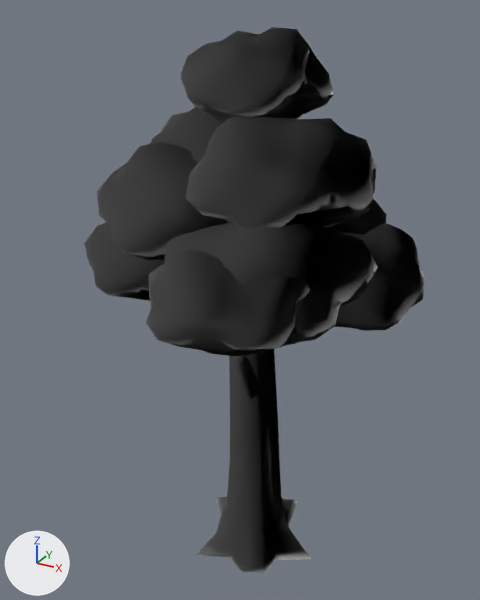
A saved change to the FBX model unreal/Art/Export/Foliage/SM_Foliage_Plains_Oak_B.fbx.
The view is the same before and after, from a 50 mm camera at (2.14, -4.17, 4.37) aimed at (-0.2, 0.08, 2.24). Arrows for +X, +Y and +Z are at lower left; the lights stay in place. The older version comes first.

Names of what the first picture shows: 'SM_Foliage_Plains_Oak_B'.
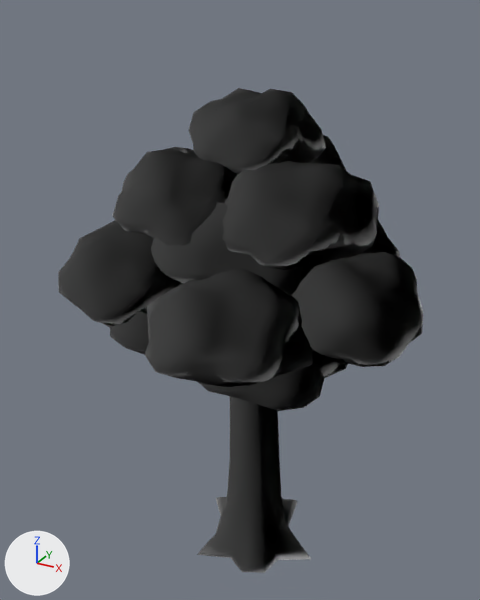
The change in detail:
me_sm_foliage_plains_oak_b is used by ob_sm_foliage_plains_oak_b; location (0.0, 0.0, 0.0).
me_sm_foliage_plains_oak_b had 3448 vertices, 5070 faces and spanned x -1.47..1.2, y -1.21..1.44, z -0.04..4.25.
me_sm_foliage_plains_oak_b now has 4272 vertices, 6336 faces and spans x -1.41..1.28, y -1.3..1.41, z -0.04..3.87.
me_sm_foliage_plains_oak_b part 1: the loose piece of 140 vertices spanning x -1.47..-0.24, y -0.65..0.59, z 2.21..2.95 is rebuilt with 114 vertices and now spans x -1.37..-0.31, y -1.01..0.14, z 2.22..2.92.
me_sm_foliage_plains_oak_b part 2: the loose piece of 120 vertices spanning x -0.46..0.76, y -1.21..-0.23, z 2.27..2.96 is rebuilt with 111 vertices and now spans x -0.4..0.74, y -1.3..-0.36, z 2.14..2.82.
me_sm_foliage_plains_oak_b part 3: the loose piece of 110 vertices spanning x -0.35..0.88, y -0.72..0.51, z 2.98..3.75 is rebuilt with 103 vertices and now spans x -0.08..0.91, y -0.65..0.46, z 2.75..3.47.
me_sm_foliage_plains_oak_b part 4: the loose piece of 98 vertices spanning x -0.55..0.94, y -0.96..0.35, z 2.32..3.17 is rebuilt with 98 vertices and now spans x -0.92..0.72, y -0.75..0.85, z 2.51..3.35, in mat_m_af_outline (white #e7e7e7).
me_sm_foliage_plains_oak_b part 5: the loose piece of 98 vertices spanning x -0.56..0.96, y -0.97..0.36, z 2.31..3.19 is rebuilt with 98 vertices and now spans x -0.9..0.71, y -0.74..0.83, z 2.52..3.34, in mat_mi_af_toon_foliage_plains (white #e7e7e7).
me_sm_foliage_plains_oak_b part 6: the loose piece of 89 vertices spanning x -1.23..0.17, y -0.77..0.71, z 2.7..3.5 is rebuilt with 102 vertices and now spans x -0.96..0.03, y -0.77..0.26, z 2.87..3.47.
me_sm_foliage_plains_oak_b part 7: the loose piece of 79 vertices spanning x -0.71..0.81, y -0.03..1.2, z 2.47..3.37 is rebuilt with 115 vertices and now spans x -0.64..0.47, y -0.02..1.07, z 2.83..3.53.
me_sm_foliage_plains_oak_b part 8: 1 vertex moved within x -0.67, y 0.78, z 2.8; 1101 vertices removed from x -1.0..1.2, y -0.4..1.44, z 2.23..4.25; 1891 vertices added at x -1.41..1.28, y -1.05..1.41, z 1.87..3.87.
Other edits to the shape of me_sm_foliage_plains_oak_b do not show in these pictures.

Changed parts and their boxes [x1, y1, x2, y2] in the pictures (480 x 600 px; the box of a moved part takes in the faces that stretch with it):
'SM_Foliage_Plains_Oak_B', reshaped (7% wider, 11% shorter)
    before: [84, 27, 425, 573]
    after: [58, 88, 423, 573]
part 1 of me_sm_foliage_plains_oak_b, rebuilt
    before: [84, 222, 165, 301]
    after: [58, 220, 181, 326]
part 2 of me_sm_foliage_plains_oak_b, rebuilt
    before: [146, 250, 310, 356]
    after: [144, 269, 313, 387]
part 3 of me_sm_foliage_plains_oak_b, rebuilt (18% narrower)
    before: [185, 117, 376, 228]
    after: [222, 161, 379, 270]
part 4 of me_sm_foliage_plains_oak_b, rebuilt (not visible before)
    after: [151, 202, 361, 295]
part 5 of me_sm_foliage_plains_oak_b, rebuilt (not visible afterwards)
    before: [165, 223, 378, 343]
part 6 of me_sm_foliage_plains_oak_b, rebuilt
    before: [97, 142, 229, 261]
    after: [113, 147, 238, 246]
part 7 of me_sm_foliage_plains_oak_b, rebuilt
    before: [333, 199, 386, 234]
    after: [310, 135, 346, 170]
part 8 of me_sm_foliage_plains_oak_b, moved or reshaped
    before: [151, 27, 425, 331]
    after: [104, 88, 423, 411]
